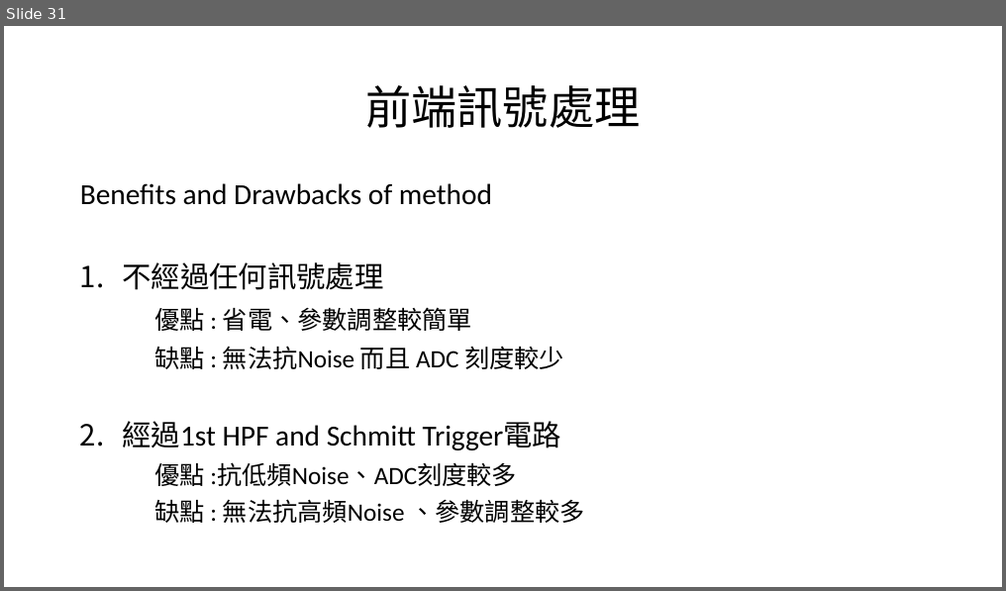
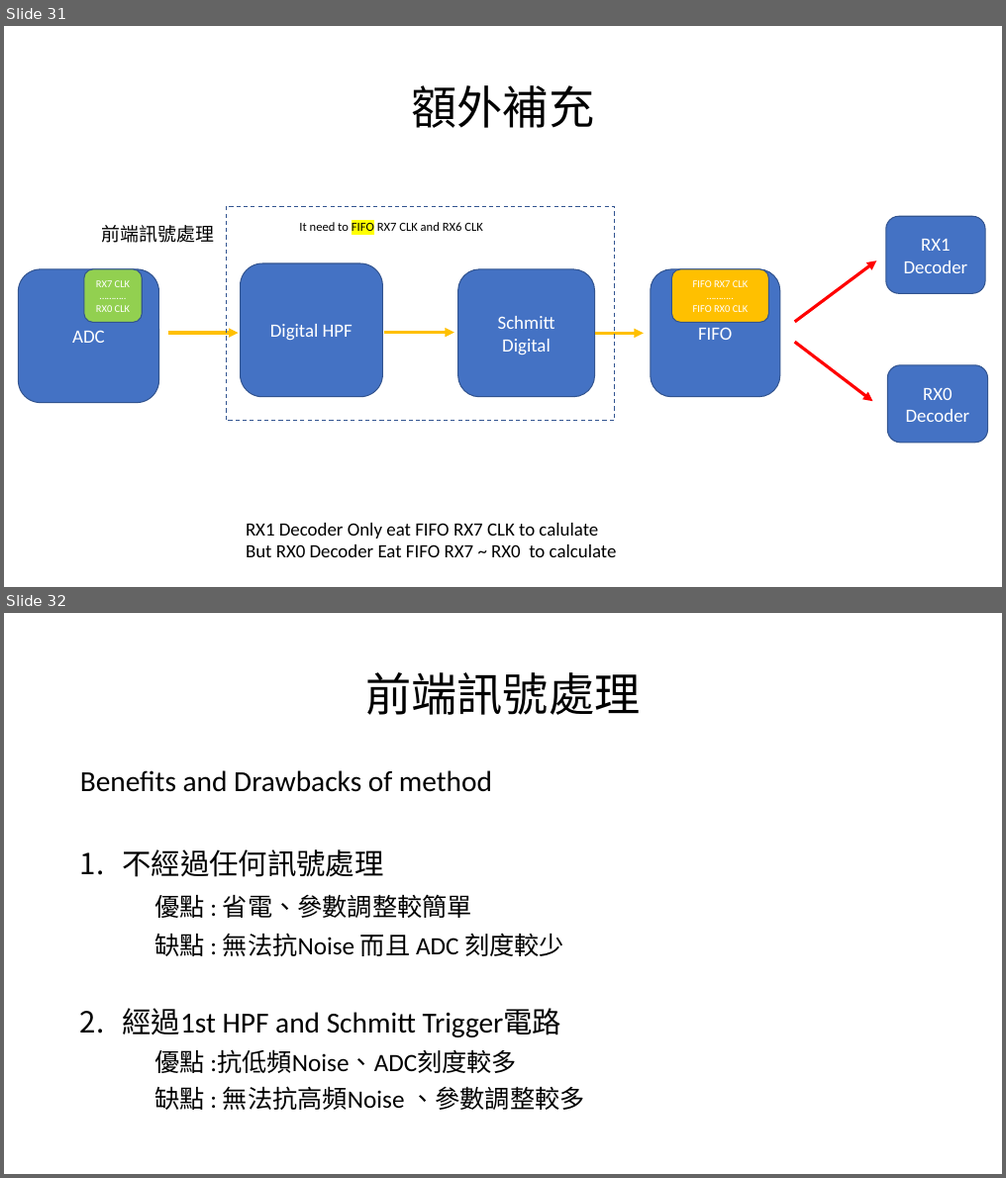
Before and after one commit to a0910281835/Summrary_PDF, a slide deck: Project_Summary_pdf/Project_Summary.pptx. Shown one above the other, each under a label of ours: slide 31 before the commit, slides 31 and 32 after it. The pictures are 1006x591 and 1006x1178 pixels, drawn with LibreOffice and Linux fonts; fonts in the diff are those of the drawing. Boxes give left, top, right and bottom in pixels: in the first picture for what was removed or moved away, otherwise in the second. Text is boxed around its words. In the diff, an @@ line names an element or a change of style, - is before the commit and + after.

Commit message:
+ Add a page which How to find Slicer Mode in RX0 Decoder

```diff
--- a/Project_Summary_pdf/Project_Summary.pptx
+++ b/Project_Summary_pdf/Project_Summary.pptx
@@ slide 31 added at <box>4,26,1002,587</box>, background #FFFFFF @@
@@ title added at <box>411,85,594,128</box>, 44 pt, text #000000 @@
+額外補充
@@ text added at <box>102,225,214,243</box>, 18 pt, text #000000 @@
+前端訊號處理
@@ rectangle added at <box>227,206,614,421</box>, outline #325491 1 pt dashed @@
@@ text added at <box>299,222,483,231</box>, 12 pt, text #000000 @@
+It need to FIFO RX7 CLK and RX6 CLK
@@ rounded rectangle added at <box>886,216,985,293</box>, fill #4472C4, outline #325491 1 pt, 18 pt, text #FFFFFF @@
+RX1 Decoder
@@ arrow added from (795, 322) to (877, 261), #FF0000 3 pt @@
@@ rounded rectangle added at <box>18,270,159,402</box>, fill #4472C4, outline #325491 1 pt, 18 pt, text #FFFFFF @@
+ADC
@@ rounded rectangle added at <box>84,270,142,322</box>, fill #92D050, outline #325491 1 pt, 10 pt, text #FFFFFF @@
+RX7 CLK
+………..
+RX0 CLK
@@ rounded rectangle added at <box>241,264,383,397</box>, fill #4472C4, outline #325491 1 pt, 18 pt, text #FFFFFF @@
+Digital HPF
@@ rounded rectangle added at <box>458,270,595,396</box>, fill #4472C4, outline #325491 1 pt, 18 pt, text #FFFFFF @@
+Schmitt Digital
@@ rounded rectangle added at <box>650,270,779,396</box>, fill #4472C4, outline #325491 1 pt, 18 pt, text #FFFFFF @@
+FIFO
@@ rounded rectangle added at <box>672,270,769,322</box>, fill #FFC000, outline #325491 1 pt, 10 pt, text #FFFFFF @@
+FIFO RX7 CLK
+………..
+FIFO RX0 CLK
@@ arrow added from (168, 333) to (239, 333), #FFC000 3 pt @@
@@ arrow added from (384, 333) to (454, 333), #FFC000 3 pt @@
@@ arrow added from (595, 334) to (644, 334), #FFC000 3 pt @@
@@ arrow added from (795, 342) to (873, 402), #FF0000 3 pt @@
@@ rounded rectangle added at <box>887,366,988,442</box>, fill #4472C4, outline #325491 1 pt, 18 pt, text #FFFFFF @@
+RX0 Decoder
@@ text added at <box>246,523,617,558</box>, 18 pt, text #000000 @@
+RX1 Decoder Only eat FIFO RX7 CLK to calulate
+But RX0 Decoder Eat FIFO RX7 ~ RX0 to calculate
@@ what was slide 31 is now slide 32 @@
```
Also in this commit, not shown: 2 slides changed.
